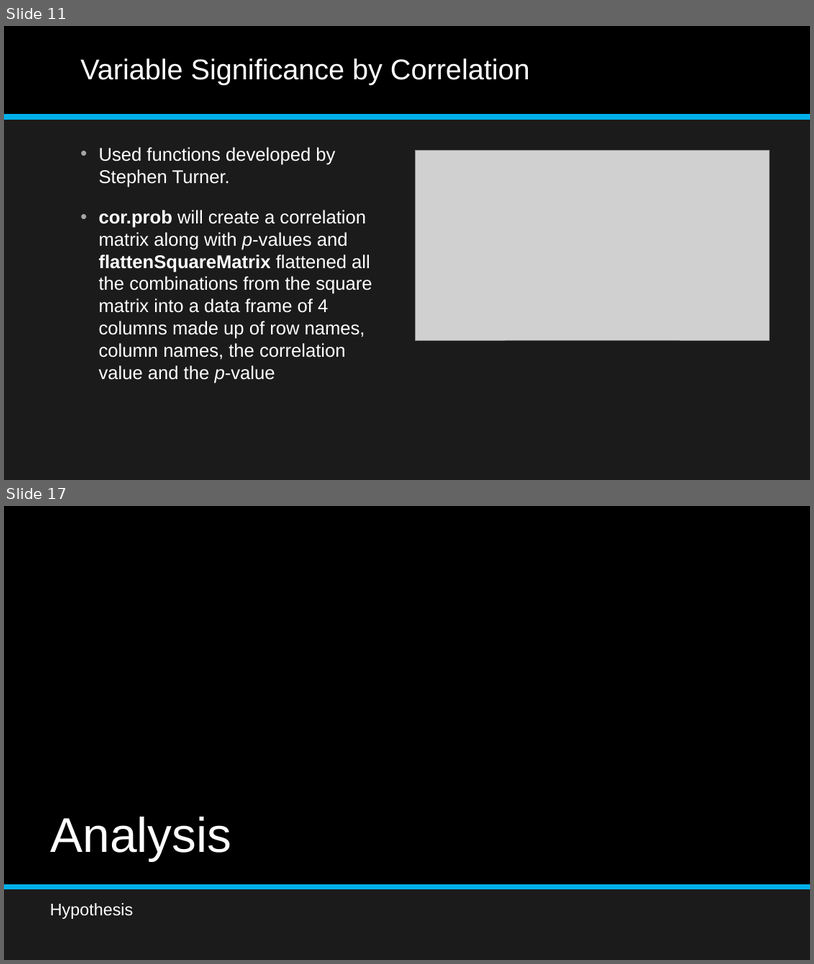
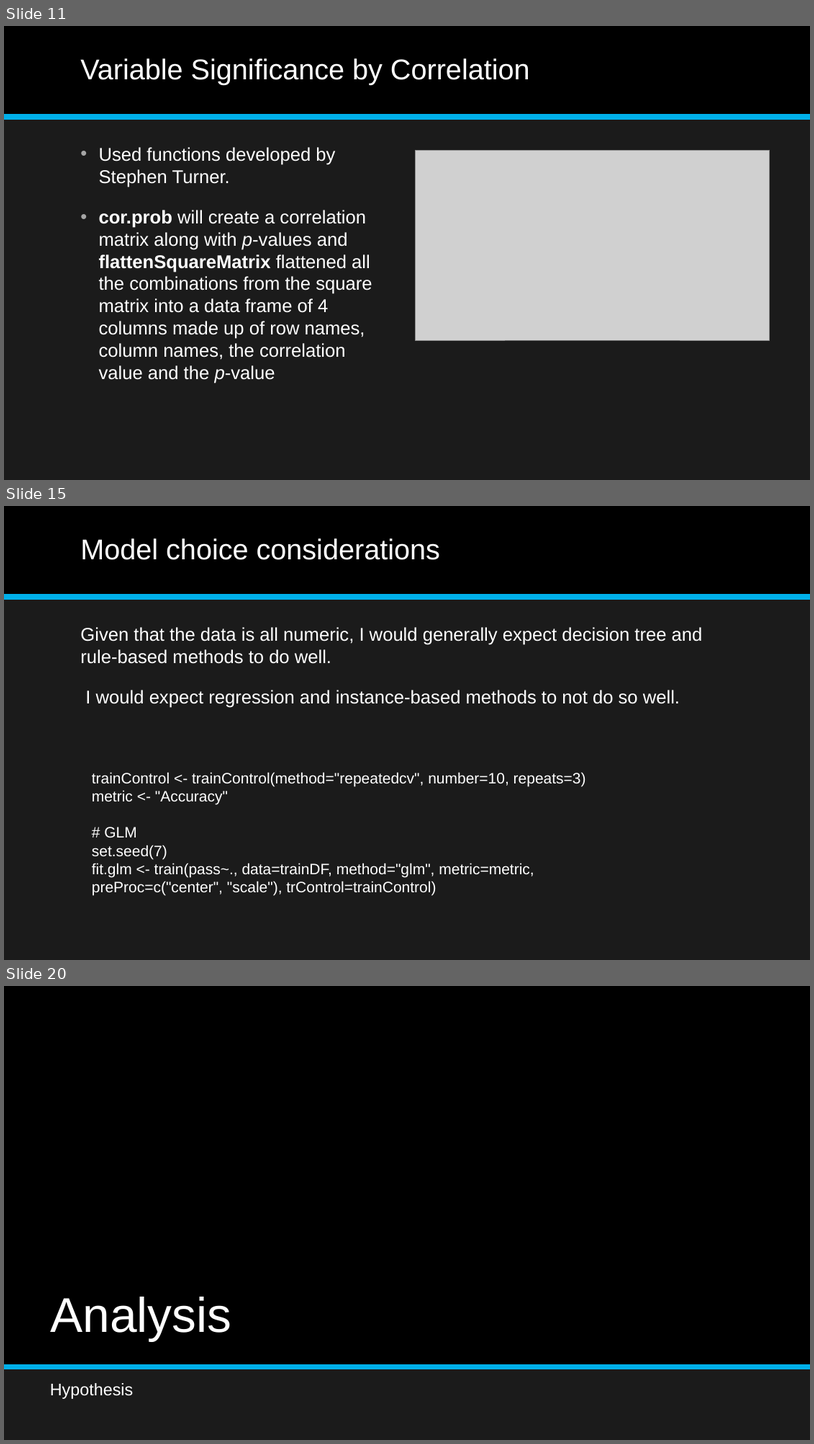
Before and after one commit to aajunwa/capstone, a slide deck: Student Alcohol Consumption Data Science Project.pptx. Shown one above the other, each under a label of ours: slides 11 and 17 before the commit, slides 11, 15 and 20 after it; the slides between them are not shown. The pictures are 814x964 and 814x1444 pixels, drawn with LibreOffice and Linux fonts; fonts in the diff are those of the drawing; grey boxes stand for pictures. Boxes give left, top, right and bottom in pixels: in the first picture for what was removed or moved away, otherwise in the second. Text is boxed around its words. In the diff, an @@ line names an element or a change of style, - is before the commit and + after.

```diff
--- a/Student Alcohol Consumption Data Science Project.pptx
+++ b/Student Alcohol Consumption Data Science Project.pptx
@@ slide 15 added at [4, 506, 810, 960], background #1B1B1B; not listed: 2 template elements that a slide beside it also shows @@
@@ title added at [80, 538, 440, 560], 34 pt, text #FFFFFF @@
+Model choice considerations
@@ text added at [80, 627, 703, 708], 22 pt, text #FFFFFF @@
+Given that the data is all numeric, I would generally expect decision tree and rule-based methods to do well.
+I would expect regression and instance-based methods to not do so well.
@@ text added at [92, 772, 586, 895], 18 pt, text #FFFFFF @@
+trainControl <- trainControl(method="repeatedcv", number=10, repeats=3)
+metric <- "Accuracy"
+# GLM
+set.seed(7)
+fit.glm <- train(pass~., data=trainDF, method="glm", metric=metric, preProc=c("center", "scale"), trControl=trainControl)
@@ what was slide 17 is now slide 20 @@
```
Also in this commit, not shown: 4 slides changed, 5 other slides added, 3 slides removed, 7 other files.
